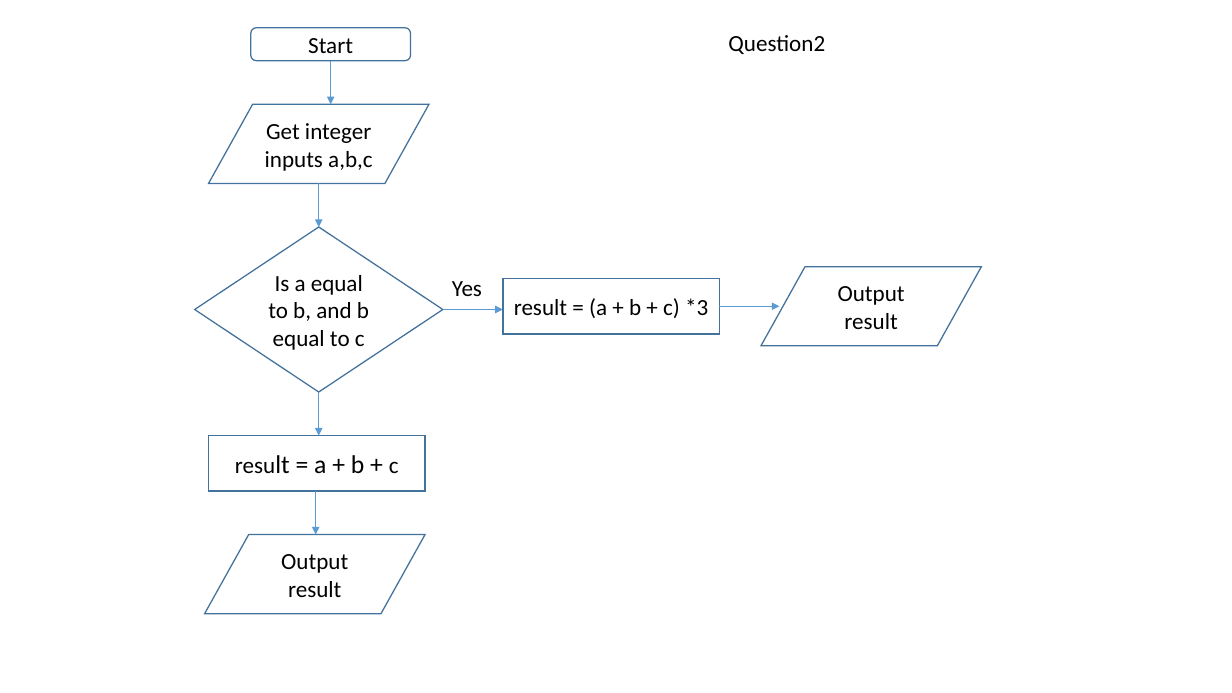
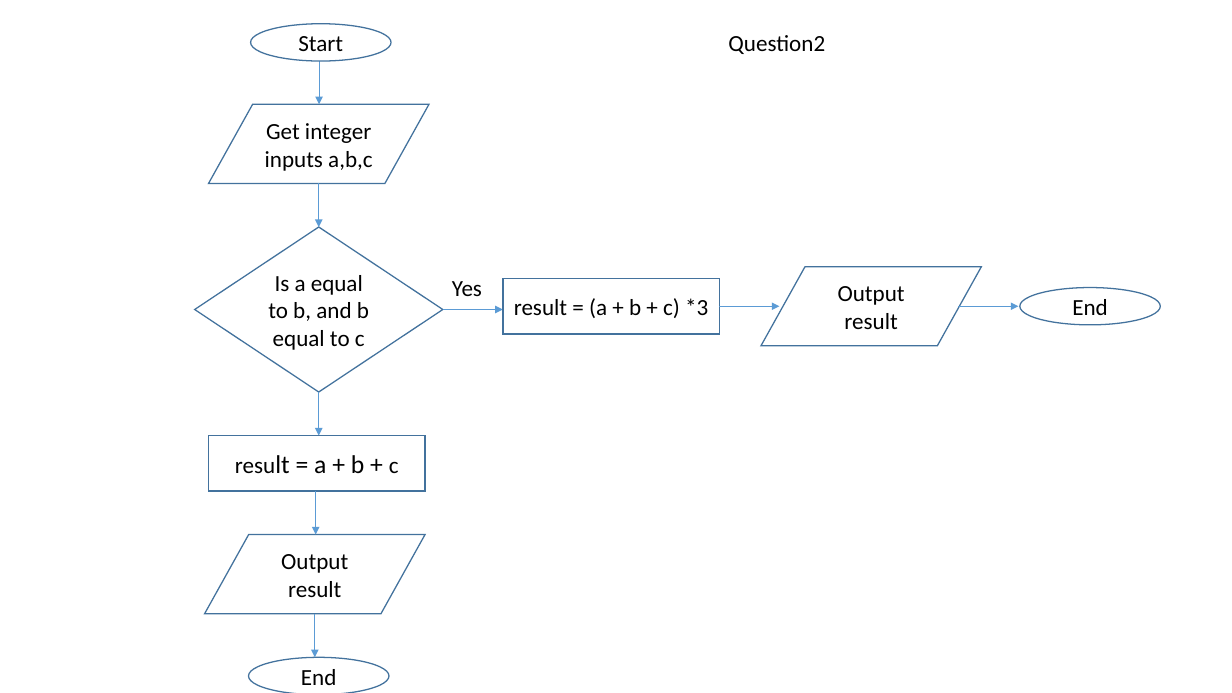
Before and after one commit to georgeuwagbale/georgeCSC102, a slide deck: slide 2 of George_Uwagbale_flowchart.pptx. Drawn at 1232x693 pixels with LibreOffice and Linux fonts; fonts in the diff are those of the drawing. Boxes give left, top, right and bottom in pixels: in the first picture for what was removed or moved away, otherwise in the second. Text is boxed around its words. In the diff, an @@ line names an element or a change of style, - is before the commit and + after.

```diff
--- a/George_Uwagbale_flowchart.pptx
+++ b/George_Uwagbale_flowchart.pptx
@@ ellipse "Start": place and size @@
-ellipse "Start" at <box>250,28,410,61</box>
+ellipse "Start" at <box>250,24,391,61</box>
@@ ellipse "Start" at <box>250,24,391,61</box>: rounded rectangle to ellipse @@
@@ arrow moved from (331, 61) - (331, 104) to (319, 61) - (319, 104) @@
@@ ellipse added at <box>1020,287,1161,324</box>, fill #FFFFFF, outline #43739E 1 pt, 18 pt, text #000000 @@
+End
@@ arrow added from (958, 306) to (1019, 306), #5B9BD5 0.5 pt @@
@@ arrow added from (315, 614) to (315, 657), #5B9BD5 0.5 pt @@
@@ ellipse added at <box>249,657,389,693</box>, fill #FFFFFF, outline #43739E 1 pt, 18 pt, text #000000 @@
+End
```
Also in this commit, not shown: 2 other slides changed, 2 slides added.
